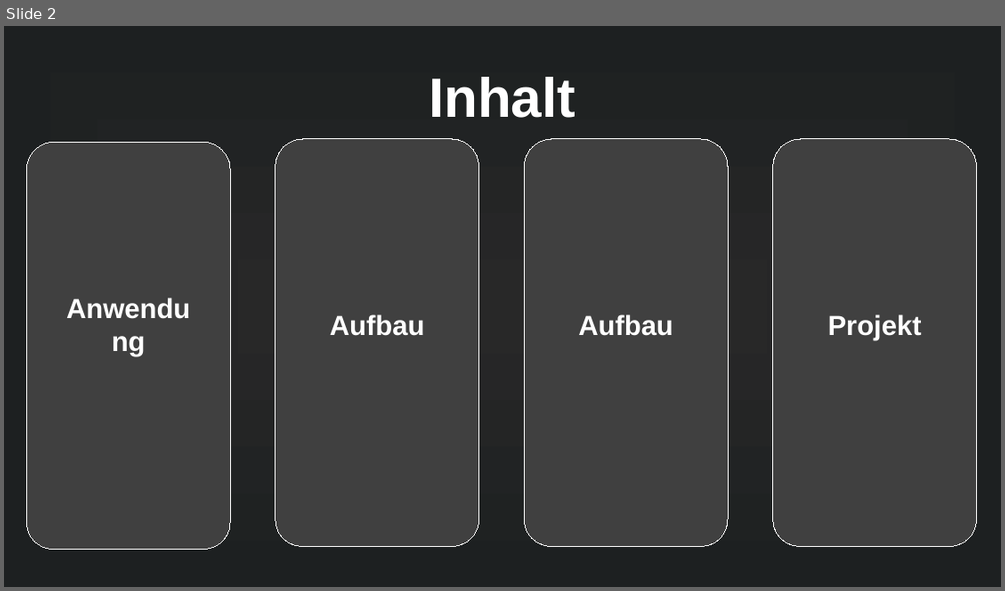
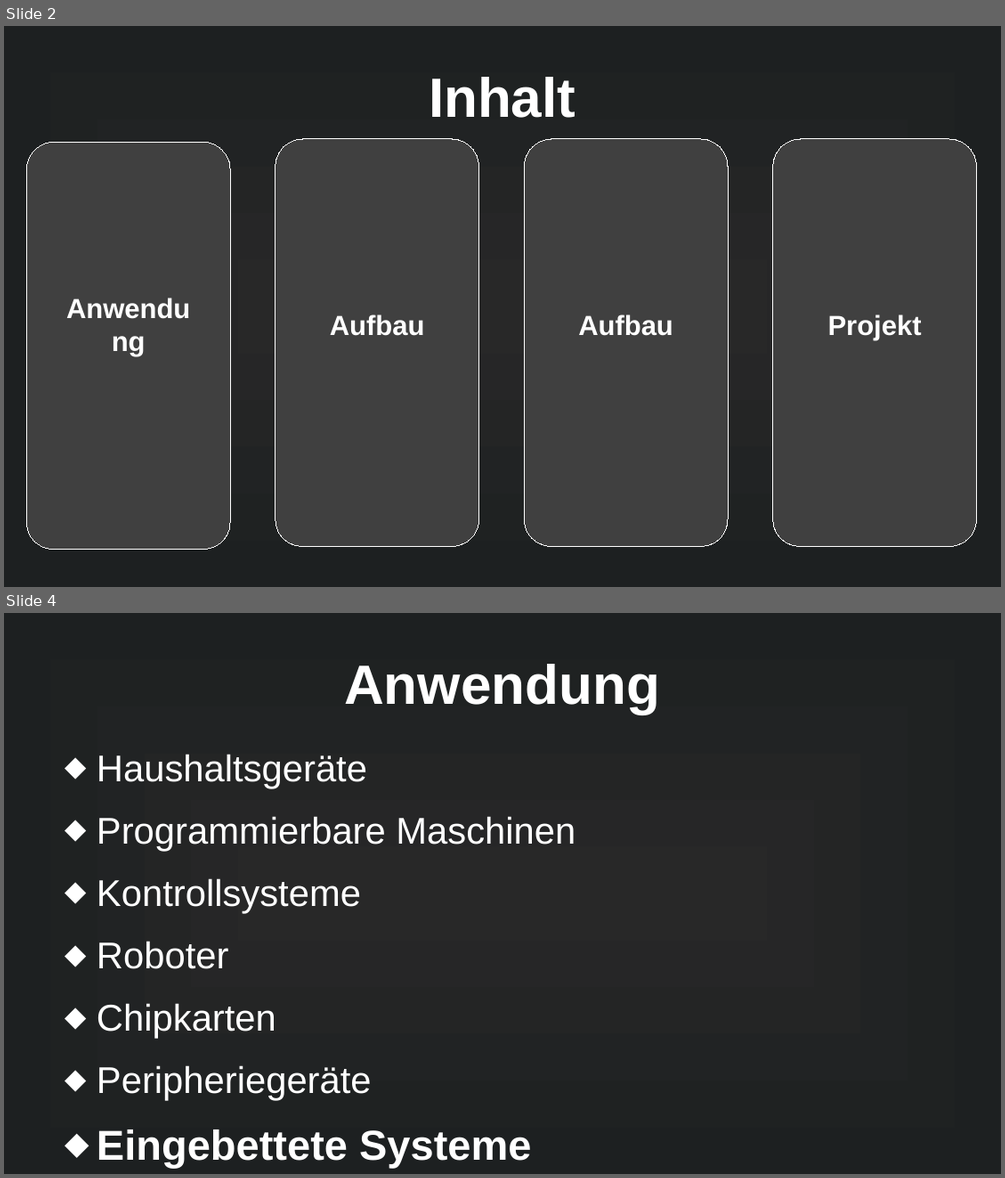
Before and after one commit to MuffinKran24/IMP_GFS, a slide deck: Microcontroller_GFS.odp. Shown one above the other, each under a label of ours: slide 2 before the commit, slides 2 and 4 after it; the slides between them are not shown. The pictures are 1005x591 and 1005x1178 pixels, drawn with LibreOffice and Linux fonts; fonts in the diff are those of the drawing. Boxes give left, top, right and bottom in pixels: in the first picture for what was removed or moved away, otherwise in the second. Text is boxed around its words. In the diff, an @@ line names an element or a change of style, - is before the commit and + after.

```diff
--- a/Microcontroller_GFS.odp
+++ b/Microcontroller_GFS.odp
@@ slide 4 added at bbox=[4, 613, 1001, 1174], background gradient #282828 to #1D2021 @@
@@ title added at bbox=[344, 664, 660, 714], 44 pt, text #FFFFFF, bold @@
+Anwendung
@@ text added at bbox=[97, 754, 575, 1167], 29.6 pt, text #FFFFFF @@
+⬥ Haushaltsgeräte
+⬥ Programmierbare Maschinen
+⬥ Kontrollsysteme
+⬥ Roboter
+⬥ Chipkarten
+⬥ Peripheriegeräte
+⬥ Eingebettete Systeme
```
Also in this commit, not shown: 1 slide changed, 2 other slides added, 2 slides removed, 14 other files.
